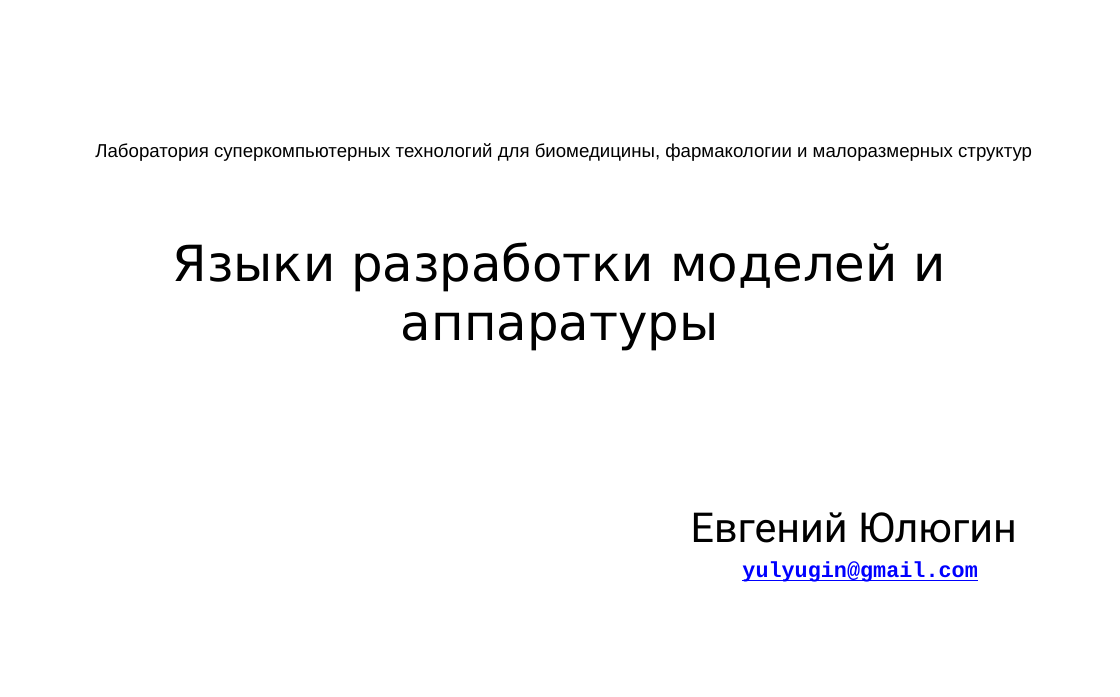
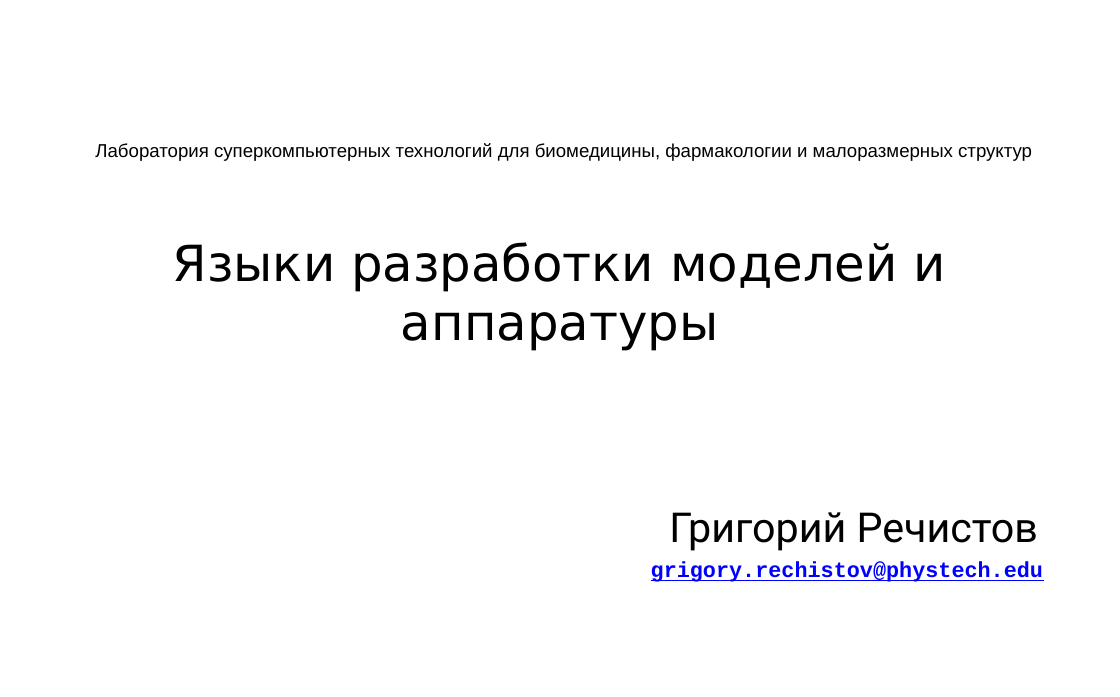
Before and after one commit to atakua/simlectures-archive, a slide deck: slide 1 of lecture12-languages/lecture12-languages.pptx. Drawn at 1120x697 pixels with LibreOffice and Linux fonts; fonts in the diff are those of the drawing; background and template pictures are left out. Boxes give left, top, right and bottom in pixels: in the first picture for what was removed or moved away, otherwise in the second. Text is boxed around its words. In the diff, an @@ line names an element or a change of style, - is before the commit and + after.

```diff
--- a/lecture12-languages/lecture12-languages.pptx
+++ b/lecture12-languages/lecture12-languages.pptx
@@ subtitle at (651, 512, 1043, 582): text changed @@
-Евгений Юлюгин
-yulyugin@gmail.com
+Григорий Речистов
+grigory.rechistov@phystech.edu
```
Also in this commit, not shown: 18 other slides changed, 1 slide removed, 1 other file.
